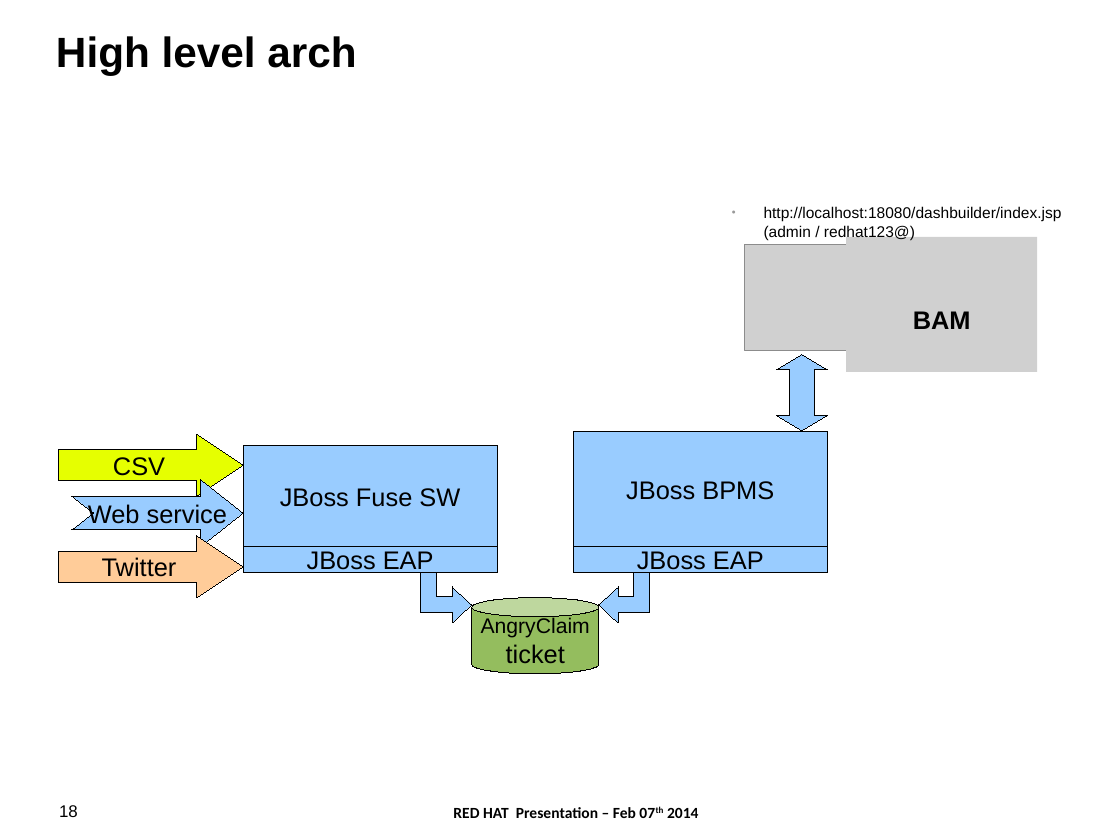
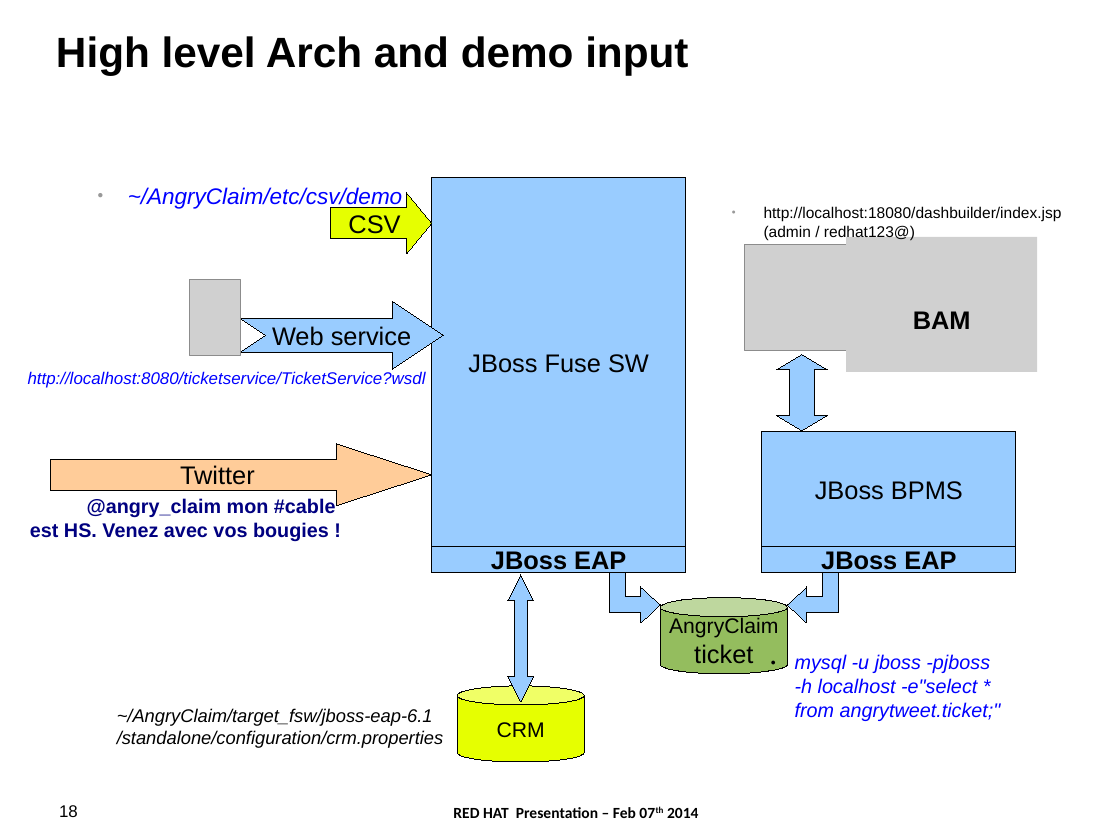
Before and after one commit to lucpierson/AngryClaim, a slide deck: slide 18 of 2014.02.AngryClaim.odp. Drawn at 1120x840 pixels with LibreOffice and Linux fonts; fonts in the diff are those of the drawing; grey boxes stand for pictures; background and template pictures are left out. Boxes give left, top, right and bottom in pixels: in the first picture for what was removed or moved away, otherwise in the second. Text is boxed around its words. In the diff, an @@ line names an element or a change of style, - is before the commit and + after.

```diff
--- a/2014.02.AngryClaim.odp
+++ b/2014.02.AngryClaim.odp
@@ title at (x1=56, y1=36, x2=688, y2=75): text changed @@
-High level arch
+High level Arch and demo input
@@ rectangle "JBoss Fuse SW" resized from (x1=243, y1=445, x2=497, y2=547) to (x1=432, y1=178, x2=686, y2=547) @@
@@ text added at (x1=128, y1=187, x2=402, y2=209), 16 pt, text #0000FF, italic @@
+  ● ~/AngryClaim/etc/csv/demo
@@ right arrow "CSV" at (x1=330, y1=192, x2=432, y2=254): proportions changed @@
@@ right arrow "CSV" resized from (x1=58, y1=434, x2=243, y2=496) to (x1=330, y1=192, x2=432, y2=254) @@
@@ picture added at (x1=189, y1=279, x2=240, y2=356) @@
@@ freeform shape "Web service" resized from (x1=72, y1=480, x2=244, y2=548) to (x1=240, y1=302, x2=443, y2=370) @@
@@ text added at (x1=28, y1=371, x2=426, y2=388), 12 pt, text #0000FF, italic @@
+http://localhost:8080/ticketservice/TicketService?wsdl
@@ right arrow "Twitter" resized from (x1=58, y1=536, x2=243, y2=598) to (x1=51, y1=444, x2=432, y2=506) @@
@@ right arrow "Twitter" at (x1=51, y1=444, x2=432, y2=506): proportions changed @@
@@ text added at (x1=30, y1=498, x2=336, y2=541), 14 pt, text #000080, bold @@
+@angry_claim mon #cable
+est HS. Venez avec vos bougies !
@@ rectangle "JBoss EAP" at (x1=432, y1=547, x2=686, y2=572): bold on @@
@@ rectangle "JBoss EAP" at (x1=762, y1=547, x2=1016, y2=572): bold on @@
@@ up down arrow added at (x1=508, y1=575, x2=534, y2=702), fill #99CCFF, outline #000000 0 pt @@
@@ 3 rectangles, 2 freeform shapes, 1 cylinder moved together from (x1=243, y1=432, x2=827, y2=674) to (x1=432, y1=432, x2=1016, y2=674) @@
@@ text added at (x1=795, y1=654, x2=1001, y2=721), 14 pt, text #0000FF, italic @@
+  ● mysql -u jboss -pjboss -h localhost -e"select * from angrytweet.ticket;"
@@ cylinder added at (x1=457, y1=686, x2=584, y2=762), fill #E6FF00, outline #000000 0 pt, 15 pt, text #000000 @@
+CRM
@@ text added at (x1=117, y1=708, x2=444, y2=748), 13 pt, text #000000, italic @@
+~/AngryClaim/target_fsw/jboss-eap-6.1
+/standalone/configuration/crm.properties
```
Also in this commit, not shown: 7 other slides changed, 1 other file.
